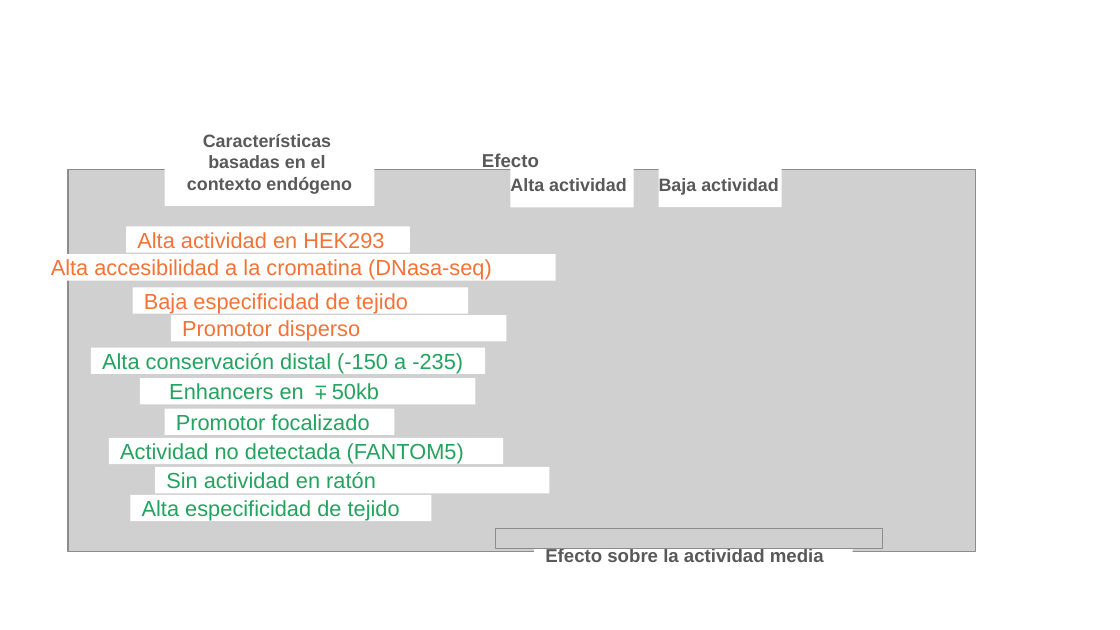
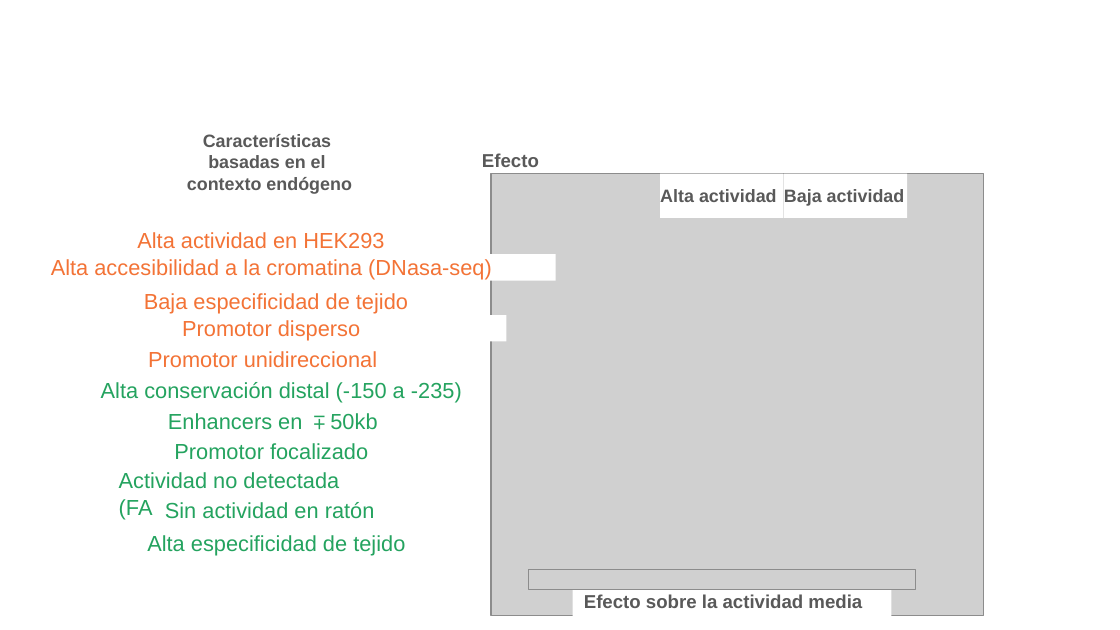
Before and after one commit to martin-iungman/TesisDoc, a slide deck: slide 3 of docs/Fig R2.pptx. Drawn at 1120x630 pixels with LibreOffice and Linux fonts; fonts in the diff are those of the drawing; grey boxes stand for pictures. Boxes give left, top, right and bottom in pixels: in the first picture for what was removed or moved away, otherwise in the second. Text is boxed around its words. In the diff, an @@ line names an element or a change of style, - is before the commit and + after.

```diff
--- a/docs/Fig R2.pptx
+++ b/docs/Fig R2.pptx
@@ picture: place and size @@
-picture at [68, 170, 976, 552]
+picture at [491, 174, 983, 615]
@@ rectangle "Alta actividad": place and size @@
-rectangle "Alta actividad" at [511, 164, 634, 208]
+rectangle "Alta actividad" at [661, 174, 784, 218]
@@ rectangle "Baja actividad": place and size @@
-rectangle "Baja actividad" at [659, 162, 782, 207]
+rectangle "Baja actividad" at [784, 174, 907, 218]
@@ 5 texts: place and size @@
-5 texts at [39, 119, 556, 342]
+5 texts at [51, 134, 492, 341]
@@ text added at [148, 351, 377, 367], 14 pt, text #F37336 @@
+Promotor unidireccional
@@ 3 texts: place and size @@
-3 texts at [91, 347, 485, 436]
+3 texts at [101, 382, 462, 460]
@@ text "Actividad no detectada (FANTOM5)" rewrapped from [109, 438, 503, 465] to [119, 472, 339, 519] @@
@@ text "Sin actividad en ratón": place and size @@
-text "Sin actividad en ratón" at [166, 472, 376, 489]
+text "Sin actividad en ratón" at [165, 502, 375, 519]
@@ text "Alta especificidad de tejido" rewrapped from [131, 495, 432, 522] to [147, 535, 405, 556] @@
@@ picture: place and size @@
-picture at [495, 529, 883, 549]
+picture at [529, 570, 916, 590]
@@ rectangle "Efecto sobre la actividad media": place and size @@
-rectangle "Efecto sobre la actividad media" at [534, 544, 853, 578]
+rectangle "Efecto sobre la actividad media" at [572, 589, 892, 623]
```
Also in this commit, not shown: 1 other file.
